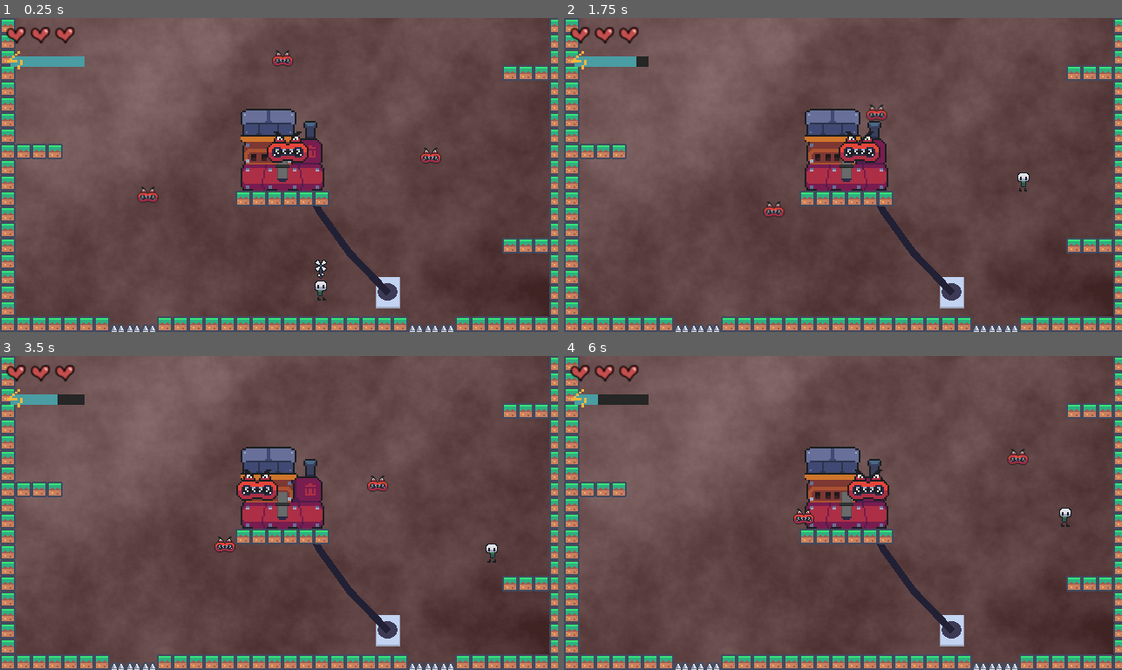
Above: before the commit, frames 1-4 (two rows, left to right).
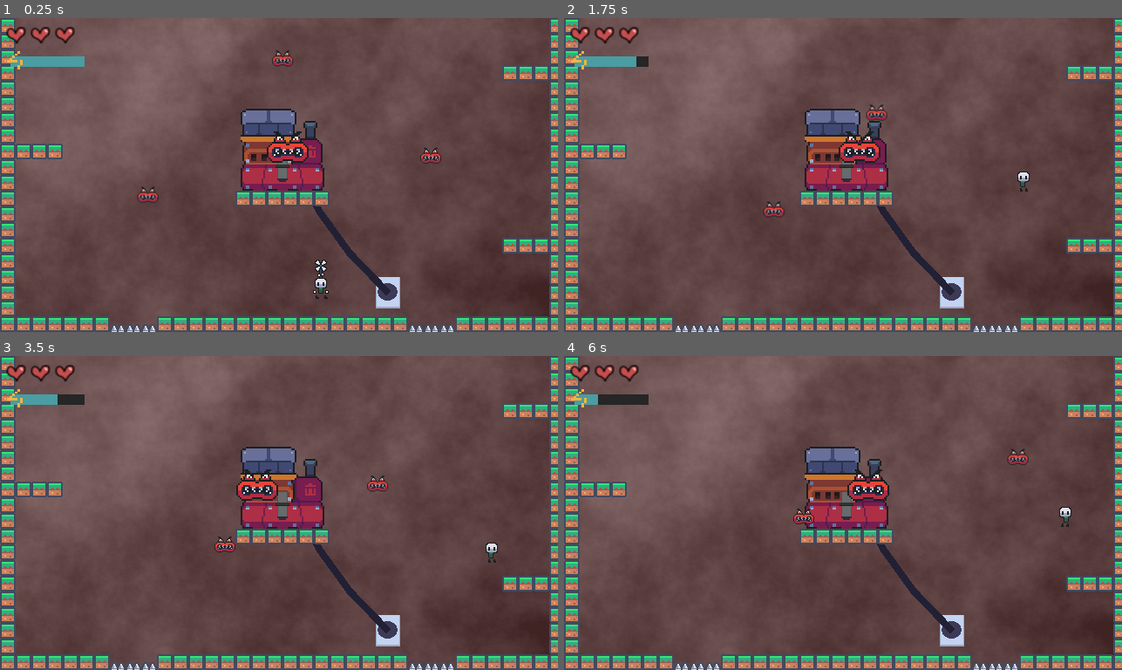
Above: after the commit, the same moments.

Repository: snootyjerk/Boss-Rush-Jam
Game: Godot game, scene res://main.tscn
The game is run twice, just before and just after one commit, with the same random seed, the same clock (stepped at 60 frames per second) and the same inputs.
Inputs:
- Up to frame 1 (0.25 s): no input
- Up to frame 2 (1.75 s): hold Right (right) from 0.53 s (still down); tap Space (jump) at 0.6, 0.77, 1.07, 1.35, 1.52 s
- Up to frame 3 (3.5 s): tap Space (jump) at 1.82, 2.1, 2.85, 3.02, 3.32 s; release Right (right) at 2.03 s; hold Left (left) 2.03-2.78 s; hold Right (right) from 2.78 s (still down)
- Up to frame 4 (6 s): tap Space (jump) at 3.6, 3.77, 4.07, 4.35, 4.52, 4.82, 5.1, 5.85 s; release Right (right) at 4.28 s; hold Left (left) 4.28-5.03 s; hold Right (right) 5.03-5.78 s; hold Left (left) from 5.78 s (still down)

The runs differ from the first frame. In frame 1, 0.1% of the frame differs, in the area x 56-59%, y 82-90%; in frame 2, less than 0.1%; in frame 3, less than 0.1%; in frame 4, less than 0.1%.

Commit message:
flying and jumping sound effects

Diff:
--- a/Player/player.tscn
+++ b/Player/player.tscn
@@ -1,8 +1,10 @@
-[gd_scene load_steps=18 format=3 uid="uid://78ali1yoytib"]
+[gd_scene load_steps=21 format=3 uid="uid://78ali1yoytib"]
 
 [ext_resource type="Script" path="res://Player/player_controller.gd" id="1_36ivf"]
 [ext_resource type="SpriteFrames" uid="uid://0etm6emh483o" path="res://Sprite Sheets/spinny_frames.tres" id="2_5ntfa"]
+[ext_resource type="AudioStream" uid="uid://dmb23wmmg14dw" path="res://Sound Effects/jump.wav" id="3_6cdtu"]
 [ext_resource type="Script" path="res://Player/player_hurtbox.gd" id="3_dgb65"]
+[ext_resource type="AudioStream" uid="uid://chlnsrbvo8w43" path="res://Sound Effects/flyingfull.ogg" id="3_ocudn"]
 [ext_resource type="AudioStream" uid="uid://bqpj10fr7dppa" path="res://Sound Effects/walk1alternative.wav" id="3_yxqkg"]
 [ext_resource type="Script" path="res://Player/player_hitbox.gd" id="4_digm6"]
 [ext_resource type="SpriteFrames" uid="uid://cbw6nrg0a6ctr" path="res://Sprite Sheets/spinny_fan_frames.tres" id="5_c7d3u"]
@@ -27,7 +29,7 @@
 
 [sub_resource type="Animation" id="Animation_iurv0"]
 resource_name = "air"
-length = 0.8
+length = 10.0
 loop_mode = 1
 step = 0.1
 tracks/0/type = "value"
@@ -95,11 +97,42 @@
 }]
 }
 
+[sub_resource type="Animation" id="Animation_mp6re"]
+resource_name = "jump"
+length = 0.3
+tracks/0/type = "value"
+tracks/0/imported = false
+tracks/0/enabled = true
+tracks/0/path = NodePath(".:frame")
+tracks/0/interp = 1
+tracks/0/loop_wrap = true
+tracks/0/keys = {
+"times": PackedFloat32Array(0),
+"transitions": PackedFloat32Array(1),
+"update": 1,
+"values": [7]
+}
+tracks/1/type = "method"
+tracks/1/imported = false
+tracks/1/enabled = true
+tracks/1/path = NodePath("..")
+tracks/1/interp = 1
+tracks/1/loop_wrap = true
+tracks/1/keys = {
+"times": PackedFloat32Array(0.1),
+"transitions": PackedFloat32Array(1),
+"values": [{
+"args": [],
+"method": &"_on_jump"
+}]
+}
+
 [sub_resource type="AnimationLibrary" id="AnimationLibrary_b0mlb"]
 _data = {
 "RESET": SubResource("Animation_hvhom"),
 "air": SubResource("Animation_iurv0"),
 "idle": SubResource("Animation_3qkjf"),
+"jump": SubResource("Animation_mp6re"),
 "run": SubResource("Animation_garnx")
 }
 
@@ -173,9 +206,17 @@
 "": SubResource("AnimationLibrary_b0mlb")
 }
 
-[node name="AudioStreamPlayer" type="AudioStreamPlayer" parent="AnimatedSprite2D"]
+[node name="FootstepAudioPlayer" type="AudioStreamPlayer" parent="AnimatedSprite2D"]
 stream = ExtResource("3_yxqkg")
 volume_db = -24.0
+
+[node name="JumpAudioPlayer" type="AudioStreamPlayer" parent="AnimatedSprite2D"]
+stream = ExtResource("3_6cdtu")
+volume_db = -6.0
+
+[node name="FlyAudioPlayer" type="AudioStreamPlayer" parent="AnimatedSprite2D"]
+stream = ExtResource("3_ocudn")
+volume_db = -30.0
 
 [node name="JumpBufferCast" type="RayCast2D" parent="."]
 target_position = Vector2(0, 22)
--- a/Player/player_controller.gd
+++ b/Player/player_controller.gd
@@ -20,7 +20,11 @@
 @onready var _animation_player: AnimationPlayer = $AnimatedSprite2D/AnimationPlayer
 @onready var _jump_buffer_cast: RayCast2D = $JumpBufferCast
 @onready var attack_hitbox: Area2D = $AttackHitbox
-@onready var audio_stream_player: AudioStreamPlayer = $AnimatedSprite2D/AudioStreamPlayer
+@onready var _audio_stream_player: AudioStreamPlayer = $AnimatedSprite2D/FootstepAudioPlayer
+@onready var _jump_audio_player: AudioStreamPlayer = $AnimatedSprite2D/JumpAudioPlayer
+@onready var fly_audio_player: AudioStreamPlayer = $AnimatedSprite2D/FlyAudioPlayer
+
+var _fly_audio_original_db: float
 
 var _has_jumped = true
 var _is_jump_buffered = false
@@ -37,6 +41,9 @@
 
 var _input: Vector2
 
+
+func _ready() -> void:
+	_fly_audio_original_db = fly_audio_player.volume_db
 
 
 func _process(delta: float) -> void:
@@ -111,12 +118,23 @@
 	velocity.y = -_jump_speed
 	_has_jumped = true
 	_is_jump_buffered = false
+	_animation_player.play("jump")
+
 
 func _fly():
 	velocity.y = -_flight_acceleration
 	_current_energy -= 1
+	if not fly_audio_player.playing:
+		fly_audio_player.volume_db = _fly_audio_original_db
+		fly_audio_player.play()
 	if _current_energy <= 0 or Input.is_action_just_released("jump"):
 		_is_flying = false
+		var tween = get_tree().create_tween()
+		tween.tween_property(fly_audio_player, "volume_db", -80.0, 0.2)
+		tween.finished.connect(func():
+			fly_audio_player.stop()
+		)
+
 
 func _update_input():
 	_input.x = Input.get_action_strength("right") - Input.get_action_strength("left")
@@ -136,9 +154,14 @@
 		else:
 			_animation_player.play("run")
 	else:
-		_animation_player.play("air")
+		if _is_flying:
+			_animation_player.play("air")
 
 
 func _on_foot_step():
-	audio_stream_player.pitch_scale = randf_range(0.5, 1.0)
-	audio_stream_player.play()
+	_audio_stream_player.pitch_scale = randf_range(0.5, 1.0)
+	_audio_stream_player.play()
+
+
+func _on_jump():
+	_jump_audio_player.play()
Not shown, added: Sound Effects/flying.wav.import
Not shown, added: Sound Effects/flyingfade.wav.import
Not shown, added: Sound Effects/flyingfull.ogg.import
Not shown, added: Sound Effects/jump.wav.import
Not shown, added: Sound Effects/flying.wav
Not shown, added: Sound Effects/flyingfade.wav
Not shown, added: Sound Effects/flyingfull.ogg
Not shown, added: Sound Effects/jump.wav
